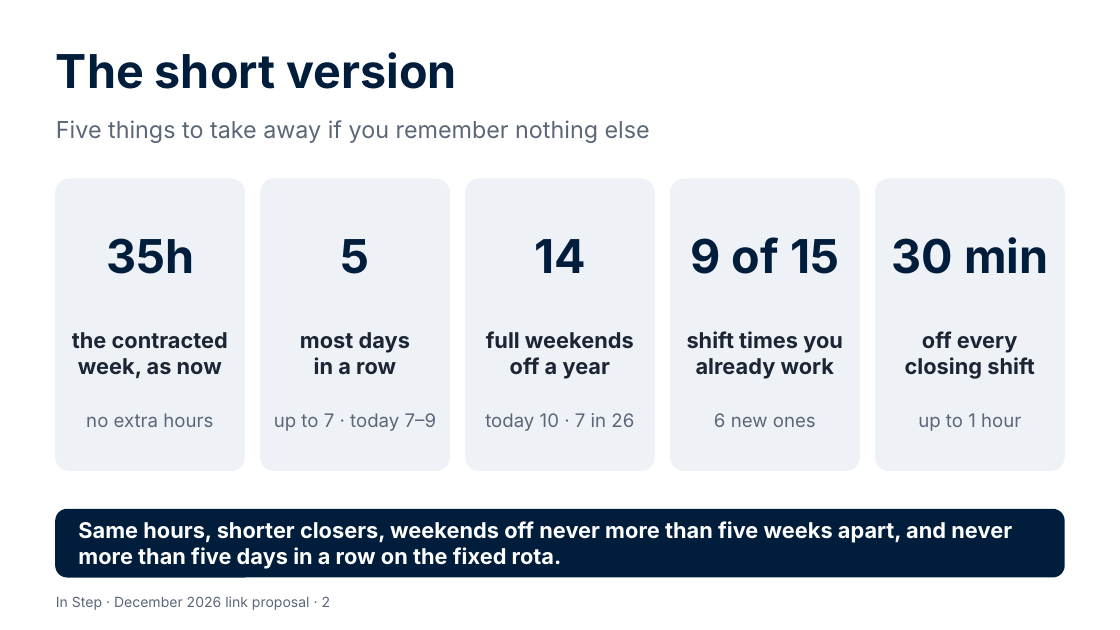
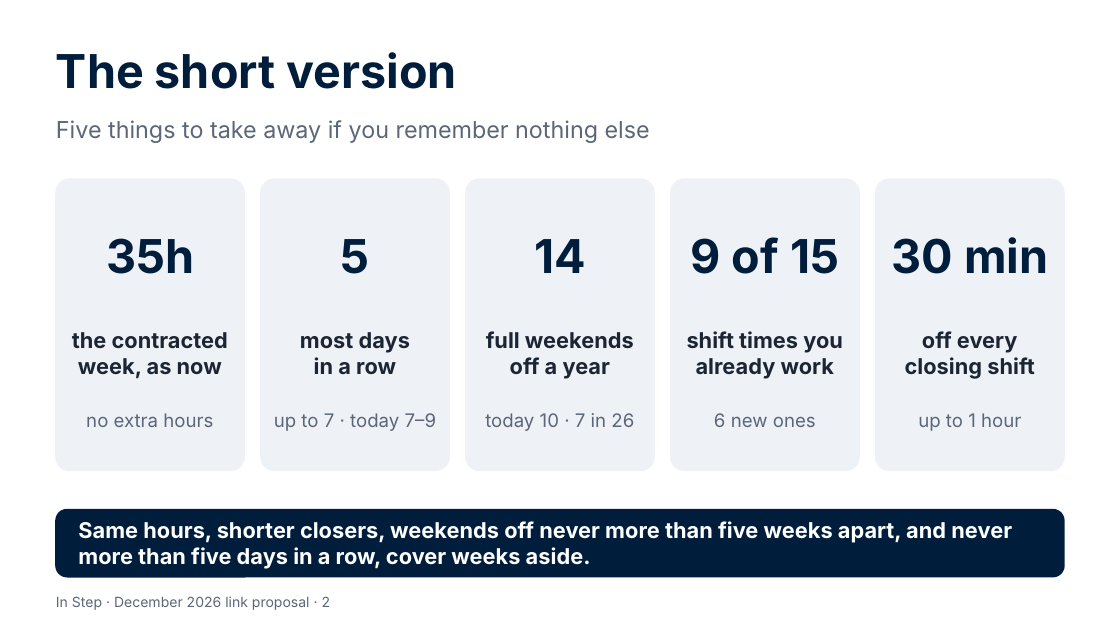
Before and after one commit to Garethdavidmiller/roster-app, a slide deck: slide 2 of docs/links-26/presentations/In-Step-for-colleagues.pptx. Drawn at 1120x630 pixels with LibreOffice and Linux fonts; fonts in the diff are those of the drawing. Boxes give left, top, right and bottom in pixels: in the first picture for what was removed or moved away, otherwise in the second. Text is boxed around its words. In the diff, an @@ line names an element or a change of style, - is before the commit and + after.

```diff
--- a/docs/links-26/presentations/In-Step-for-colleagues.pptx
+++ b/docs/links-26/presentations/In-Step-for-colleagues.pptx
@@ text at (78,521,1012,569): text changed @@
-Same hours, shorter closers, weekends off never more than five weeks apart, and never more than five days in a row on the fixed rota.
+Same hours, shorter closers, weekends off never more than five weeks apart, and never more than five days in a row, cover weeks aside.
```
Also in this commit, not shown: 3 other slides changed, 9 other files.
